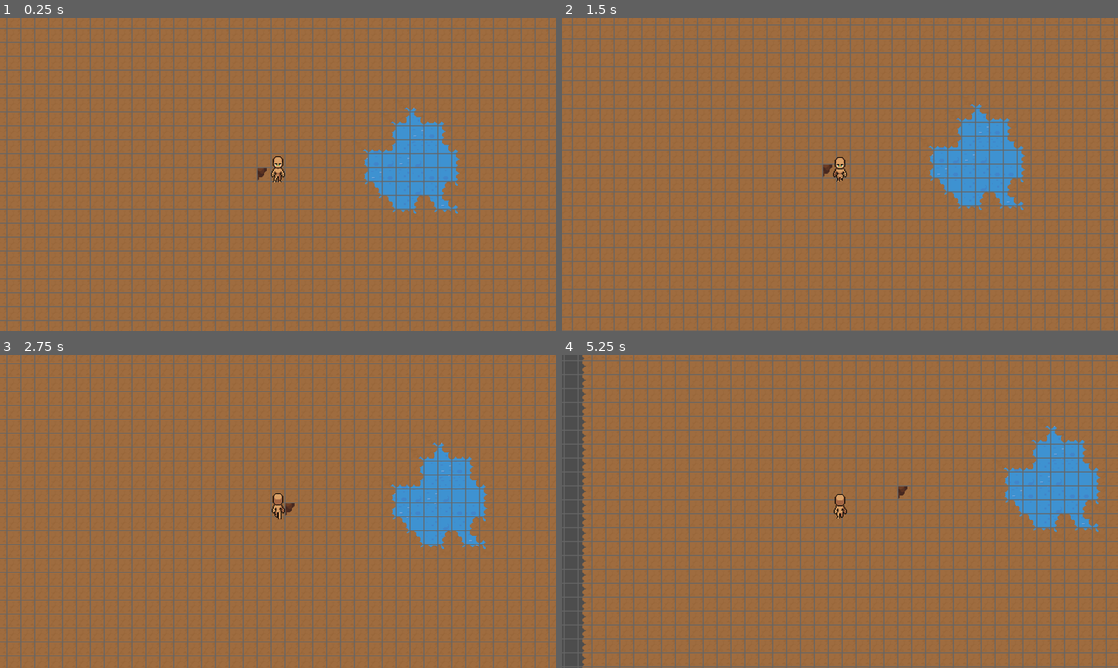
Above: before the commit, frames 1-4 (two rows, left to right).
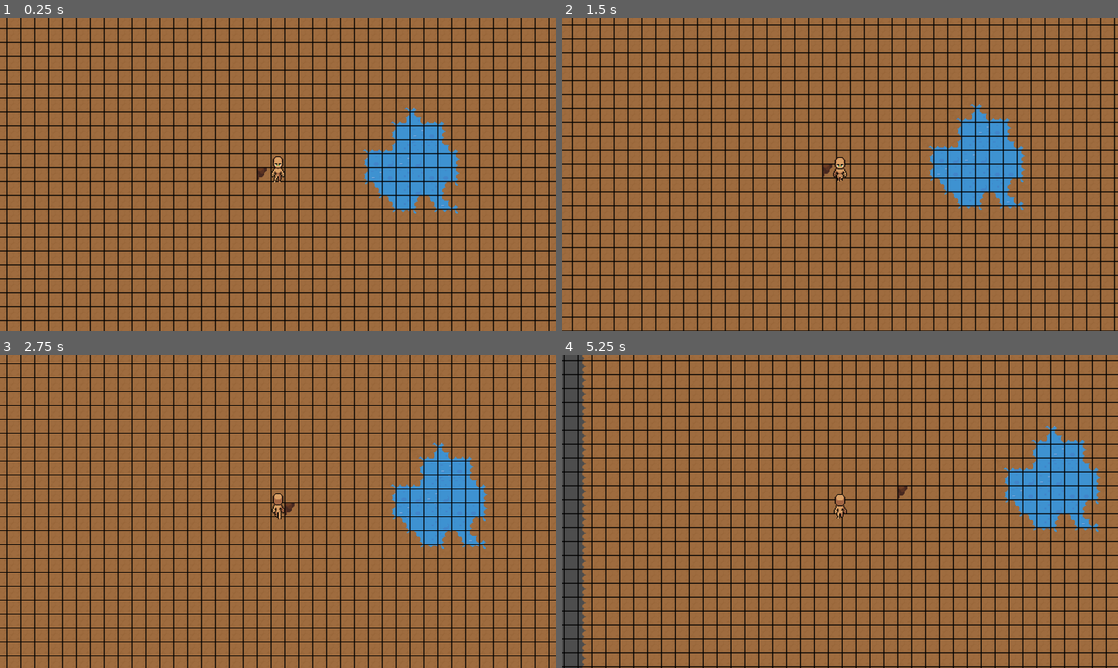
Above: after the commit, the same moments.

Repository: Stroin/2DScape
Game: Godot game, scene res://Scenes/Tutorial_Part2.tscn
Same seed, same stepped clock (60 frames per second), same inputs: the game is played once before the commit and once after it. The project has no main scene, so this scene is started directly.
Inputs (mouse positions are in pixels of both pictures, inside the frame that each line leads up to):
- Up to frame 1 (0.25 s): no input
- Up to frame 2 (1.5 s): tap Enter at 0.5 s; move the mouse to (962, 158) at 0.52 s; click (962, 158) at 0.67 s; tap Space at 1.25 s; drag from (728, 190) to (840, 174) at 1.27 s
- Up to frame 3 (2.75 s): move the mouse to (333, 442) at 2.02 s; click (333, 442) at 2.17 s
- Up to frame 4 (5.25 s): drag from (812, 574) to (673, 464) at 2.77 s; move the mouse to (1006, 558) at 3.52 s; click (1006, 558) at 3.67 s; drag from (673, 464) to (840, 511) at 4.27 s; move the mouse to (867, 511) at 5.02 s; click (867, 511) at 5.17 s

The runs differ from the first frame. In frame 1, 19% of the frame differs, in the area x 0-100%, y 0-100%; in frame 2, 19%; in frame 3, 14%; in frame 4, 19%.

Commit message:
grid_upgrade

Diff:
--- a/Scripts/DebugGrid.gd
+++ b/Scripts/DebugGrid.gd
@@ -1,5 +1,3 @@
-# res://Scripts/DebugGrid.gd
-
 extends Node2D
 class_name DebugGrid
 
@@ -10,6 +8,7 @@
 var grid_size   : Vector2i
 var cell_size   : Vector2i
 var origin_cell : Vector2i
+@export_range(0.0, 1.0, 0.01) var line_opacity: float = 1.0
 
 func _ready() -> void:
 	var gm := get_node(grid_manager_path)
@@ -40,7 +39,7 @@
 		draw_line(
 			Vector2(x * cell_size.x, 0),
 			Vector2(x * cell_size.x, grid_size.y * cell_size.y),
-			Color(0.4, 0.4, 0.4),
+			Color(0, 0, 0, line_opacity),
 			1
 		)
 
@@ -49,6 +48,6 @@
 		draw_line(
 			Vector2(0, y * cell_size.y),
 			Vector2(grid_size.x * cell_size.x, y * cell_size.y),
-			Color(0.4, 0.4, 0.4),
+			Color(0, 0, 0, line_opacity),
 			1
 		)
